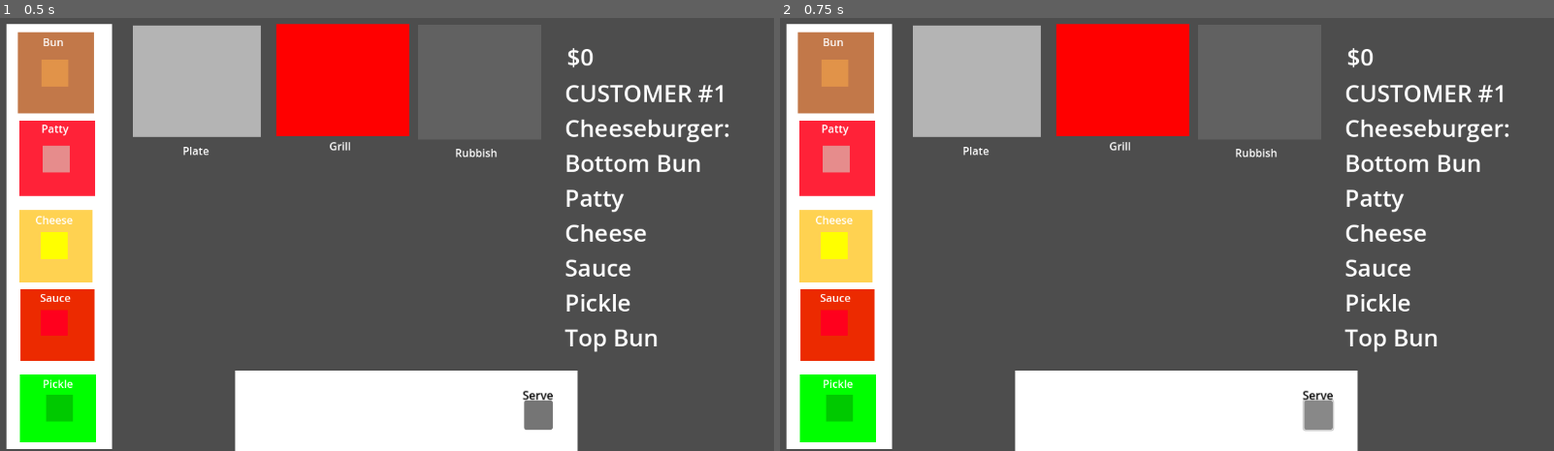
Above: before the commit, frames 1-2 (left to right).
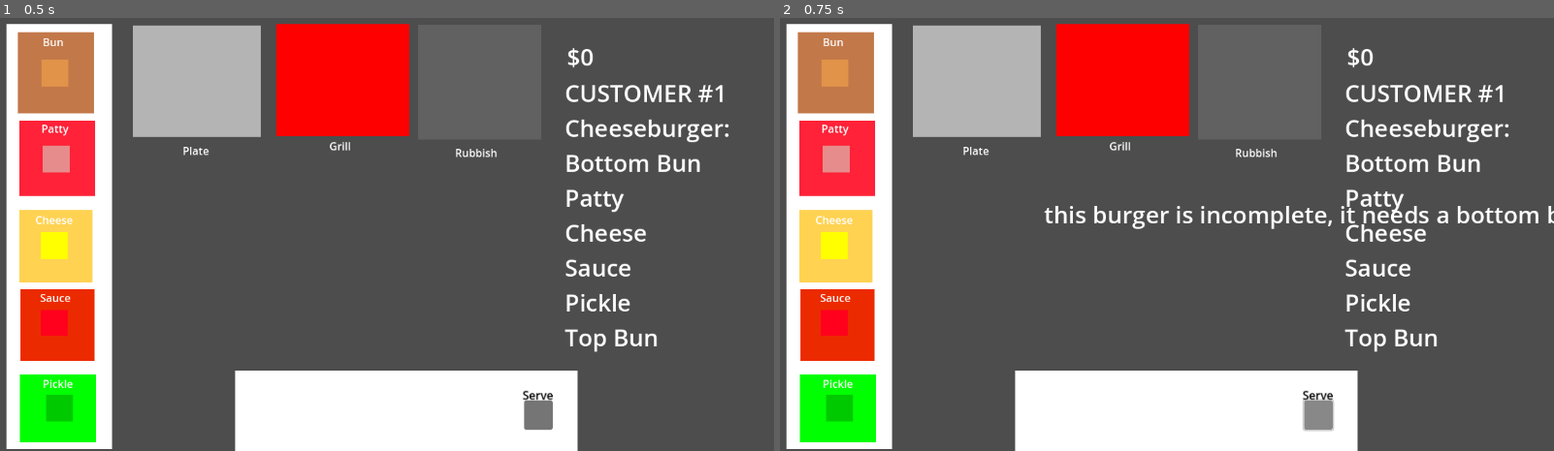
Above: after the commit, the same moments.

Repository: MooseGamerL/BananaPants
Game: Godot game, scene res://Scenes/main.tscn
The game is run twice, just before and just after one commit, with the same random seed, the same clock (stepped at 60 frames per second) and the same inputs.
Inputs:
- Up to frame 1 (0.5 s): no input
- Up to frame 2 (0.75 s): click "Serve" at 0.5 s

Frame 1 is identical in both runs. In frame 2, 1.0% of the frame differs, in the area x 34-100%, y 43-49%.

Commit message:
v1.13
Made it so to serve there must be a bottom, top bun, and patty on plate. Otherwise game gives player an error message and tells them that they need to fix it

Diff:
--- a/Scripts/Main.gd
+++ b/Scripts/Main.gd
@@ -1,6 +1,13 @@
 extends Node2D
 
 const RECIPE := ["bottom_bun", "patty", "cheese", "sauce", "pickle", "top_bun"]
+
+const ESSENTIALS := ["bottom_bun", "patty", "top_bun"]
+const ESSENTIAL_LABELS := {
+	"bottom_bun": "a bottom bun",
+	"patty": "a patty",
+	"top_bun": "a top bun",
+}
 
 const WELL := 3
 const CONGRATULATION := 4
@@ -45,8 +52,9 @@
 	if serve_button.pressed:
 		ding.play()
 	var stack := plate.stack_names()
-	if stack.is_empty():
-		print("no such thing a s a p l a te to s e r v e")
+	var missing := missing_essentials(stack)
+	if not missing.is_empty():
+		reject_serve(stack, missing)
 		return
 	var elapsed := (Time.get_ticks_msec() - order_start_ms) / 1000.0
 	var patties := []
@@ -62,6 +70,29 @@
 
 func update_money() -> void:
 	money_label.text = "$%d" % money
+
+func missing_essentials(stack: Array) -> Array:
+	var missing := []
+	for need in ESSENTIALS:
+		if not stack.has(need):
+			missing.append(need)
+	return missing
+
+func reject_serve(stack: Array, missing: Array) -> void:
+	var wants := []
+	for m in missing:
+
+		wants.append(ESSENTIAL_LABELS[m])
+	var hint := ""
+	if stack.has("bun"):
+		hint = "\n (click the bun to chop it)"
+	result_label.text = "this burger is incomplete, it needs %s!%s" % [readable_list(wants), hint]
+	print("REJECTED: missing %s (plate: %s)" % [str(missing), str(stack)])
+
+func readable_list(bits: Array) -> String:
+	if bits.size() <= 1:
+		return "". join(bits)
+	return ", ".join(bits.slice(0, bits.size() - 1)) + " and " + bits[-1]
 
 func score_order(patties: Array, stack: Array, elapsed: float) -> int:
 	var cook := 0.0
